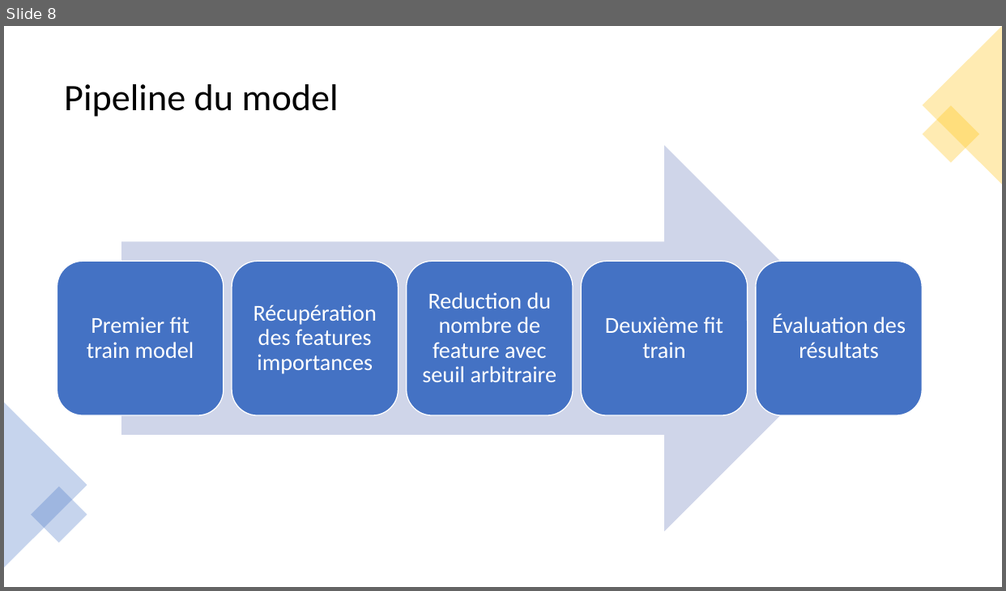
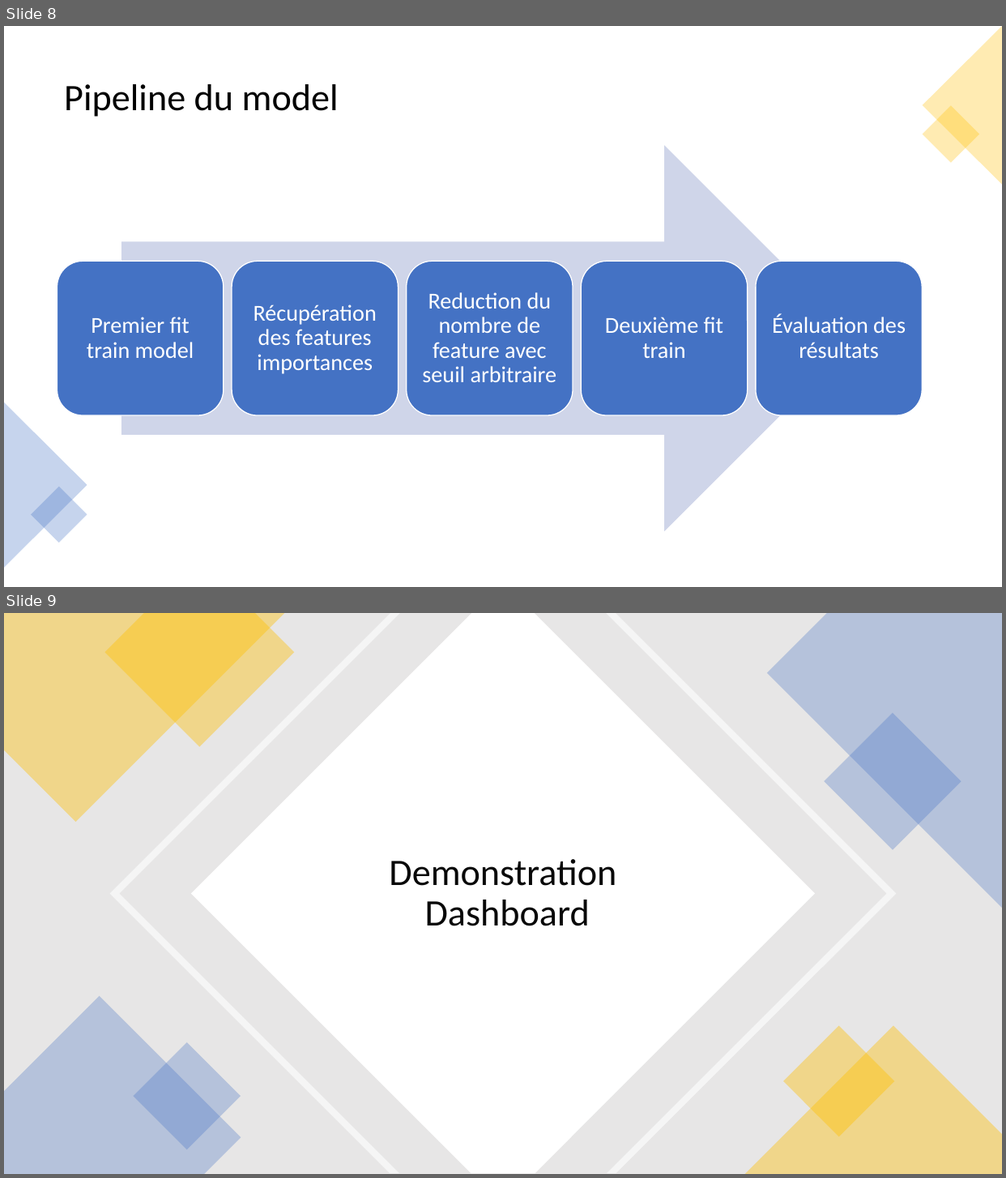
Before and after one commit to Blisk11/project_7, a slide deck: documents/P7_03_présentation.pptx. Shown one above the other, each under a label of ours: slide 8 before the commit, slides 8 and 9 after it. The pictures are 1006x591 and 1006x1178 pixels, drawn with LibreOffice and Linux fonts; fonts in the diff are those of the drawing. Boxes give left, top, right and bottom in pixels: in the first picture for what was removed or moved away, otherwise in the second. Text is boxed around its words. In the diff, an @@ line names an element or a change of style, - is before the commit and + after.

```diff
--- a/documents/P7_03_présentation.pptx
+++ b/documents/P7_03_présentation.pptx
@@ slide 9 added at (x1=4, y1=613, x2=1002, y2=1174), background #FFFFFF @@
@@ rectangle added at (x1=4, y1=613, x2=1002, y2=1174), fill #E7E6E6 @@
@@ freeform shape added at (x1=4, y1=613, x2=284, y2=822), fill #FFC000 at 40% opacity @@
@@ freeform shape added at (x1=105, y1=613, x2=295, y2=747), fill #FFC000 at 40% opacity @@
@@ freeform shape added at (x1=109, y1=613, x2=897, y2=1174), fill #FFFFFF at 60% opacity @@
@@ freeform shape added at (x1=191, y1=613, x2=815, y2=1174), fill #FFFFFF @@
@@ freeform shape added at (x1=767, y1=613, x2=1002, y2=908), fill #4472C4 at 30% opacity @@
@@ rectangle added at (x1=824, y1=713, x2=961, y2=850), fill #4472C4 at 30% opacity @@
@@ title added at (x1=389, y1=859, x2=616, y2=926), 36 pt, text #080808 @@
+Demonstration
+Dashboard
@@ freeform shape added at (x1=4, y1=997, x2=241, y2=1174), fill #4472C4 at 30% opacity @@
@@ rectangle added at (x1=783, y1=1025, x2=895, y2=1137), fill #FFC000 at 40% opacity @@
@@ rectangle added at (x1=134, y1=1042, x2=241, y2=1151), fill #4472C4 at 30% opacity @@
@@ freeform shape added at (x1=744, y1=1026, x2=1002, y2=1174), fill #FFC000 at 40% opacity @@
```
Also in this commit, not shown: 1 slide changed, 9 other files.
